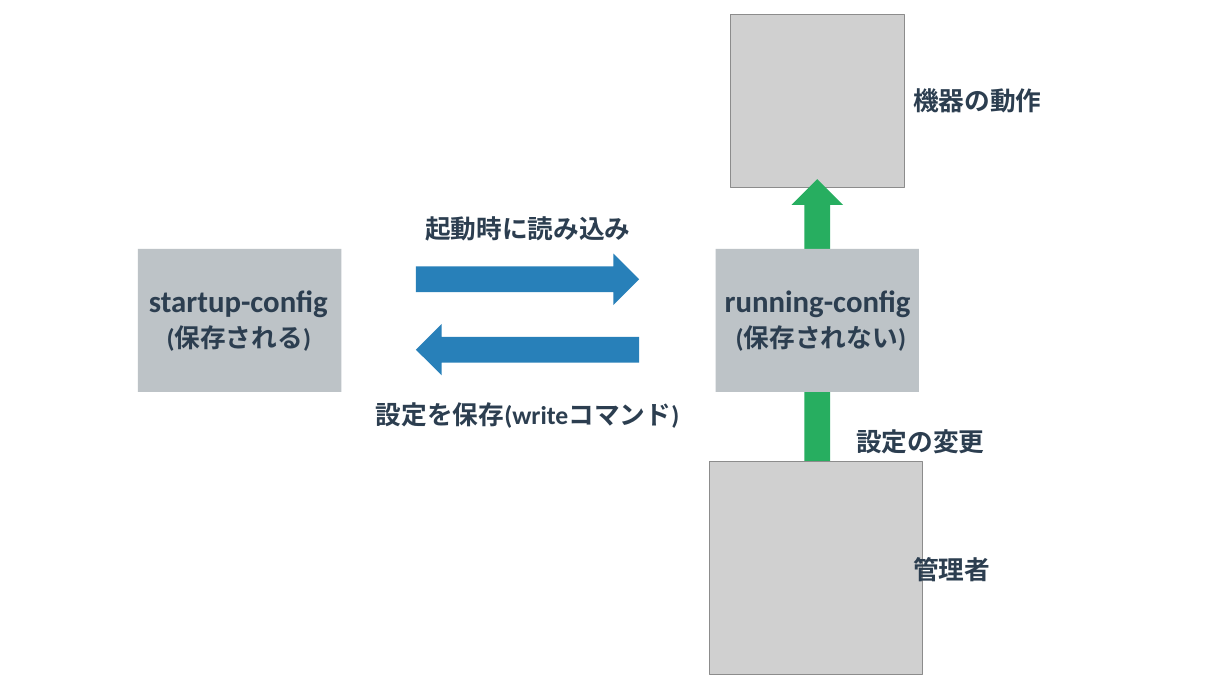
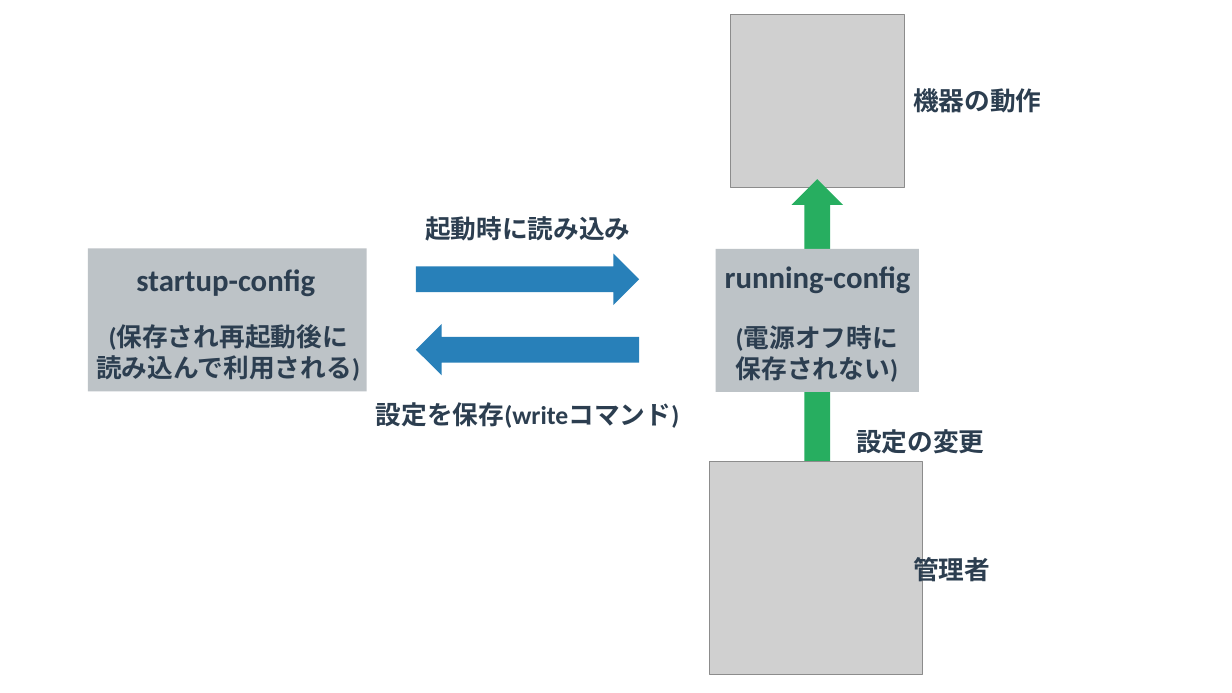
Before and after one commit to yuichi110/www.yuichi.com-network, a slide deck: slide 7 of slides/0020.pptx. Drawn at 1232x693 pixels with LibreOffice and Linux fonts; fonts in the diff are those of the drawing; grey boxes stand for pictures. Boxes give left, top, right and bottom in pixels: in the first picture for what was removed or moved away, otherwise in the second. Text is boxed around its words. In the diff, an @@ line names an element or a change of style, - is before the commit and + after.

```diff
--- a/slides/0020.pptx
+++ b/slides/0020.pptx
@@ rectangle: place and size @@
-rectangle at box(138, 249, 341, 392)
+rectangle at box(88, 249, 367, 392)
@@ text "startup-config": place and size @@
-text "startup-config" at box(149, 290, 328, 317)
+text "startup-config" at box(136, 269, 315, 296)
@@ text "running-config": place and size @@
-text "running-config" at box(725, 290, 911, 317)
+text "running-config" at box(725, 266, 911, 293)
@@ text at box(96, 325, 360, 381): text changed @@
-(保存される)
+(保存され再起動後に
+読み込んで利用される)
@@ text at box(736, 326, 898, 382): text changed @@
-(保存されない)
+(電源オフ時に
+保存されない)
```
Also in this commit, not shown: 2 other slides changed, 27 other files.
